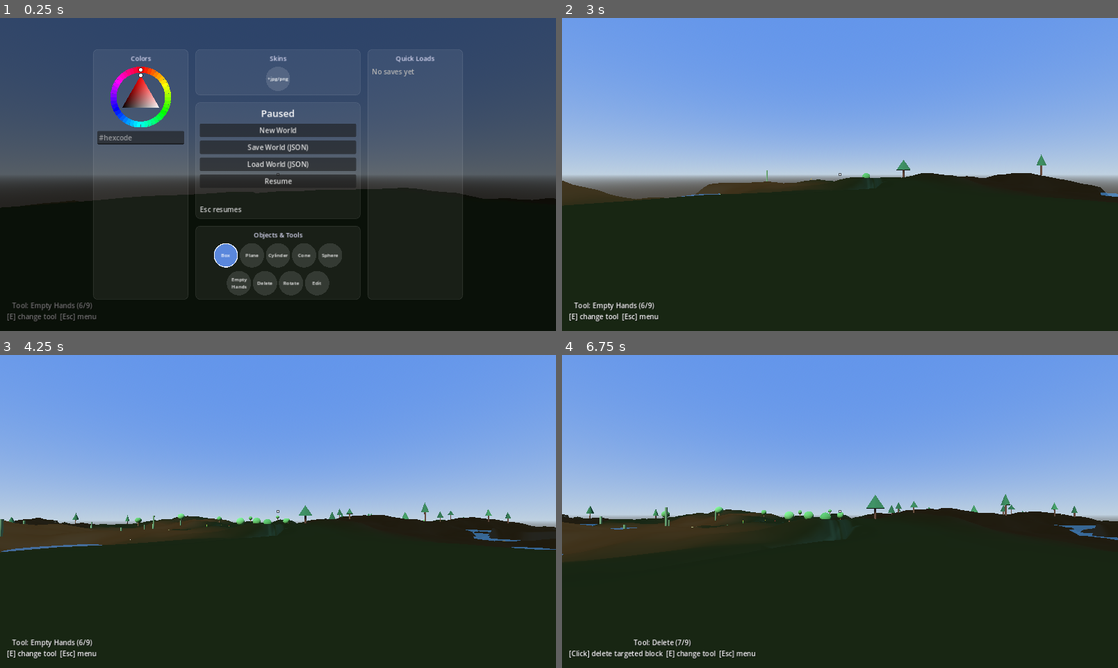
Above: before the commit, frames 1-4 (two rows, left to right).
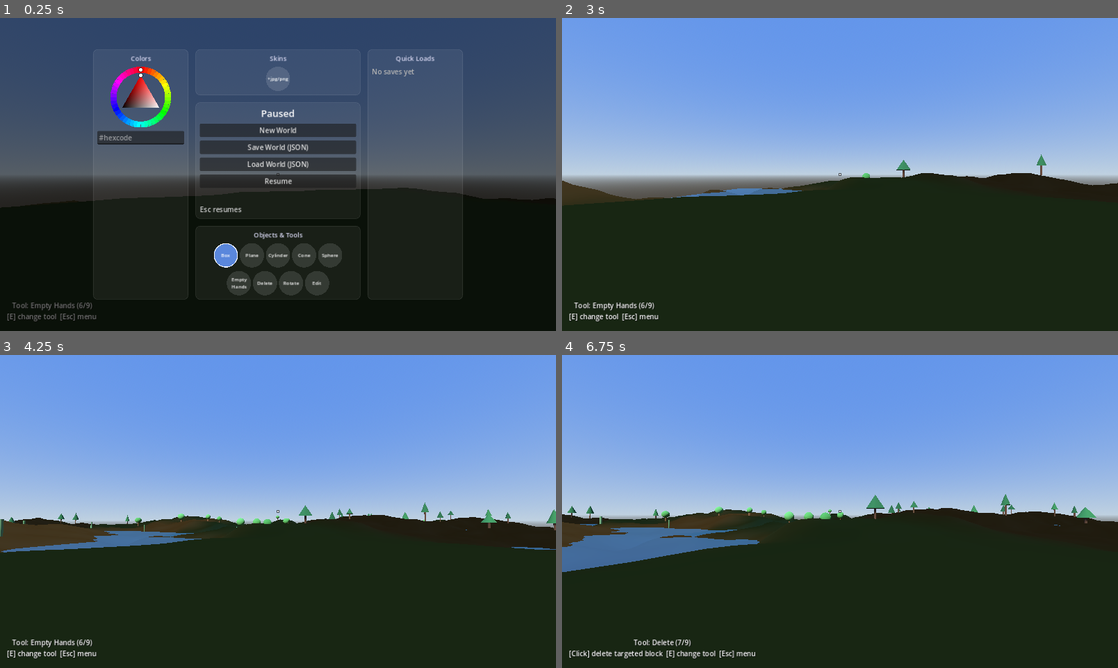
Above: after the commit, the same moments.

Repository: zenontherocks/worldmaker
Game: Godot game, scene res://scenes/Main.tscn
Two runs of this game, one before a commit and one after it. Both use one fixed random seed, a clock stepped at 60 frames per second and the inputs below.
Inputs (mouse positions are in pixels of both pictures, inside the frame that each line leads up to):
- Up to frame 1 (0.25 s): no input
- Up to frame 2 (3 s): click (701, 136) at 0.52 s; type "12" at 0.6 s; click "New World" at 1.25 s; click "New World" at 2 s; click "Resume" at 2.75 s
- Up to frame 3 (4.25 s): move the mouse to (305, 511) at 3.52 s; hold W (move_forward) from 3.53 s (still down); hold Space (jump) from 3.53 s (still down); click (305, 511) at 3.67 s
- Up to frame 4 (6.75 s): keep holding W (move_forward); move the mouse to (812, 511) at 4.27 s; release Space (jump) at 4.28 s; tap Q (build_cycle_dimension) at 4.35 s; tap Space (jump) at 4.52, 4.55, 4.82, 5.3, 6.02, 6.05, 6.32 s; move the mouse to (851, 505) at 5.02 s; hold E (build_cycle_shape) 5.03-5.78 s; move the mouse to (834, 517) at 5.77 s; tap Mouse wheel down (build_dimension_decrease) at 5.85 s; click (834, 517) at 5.92 s; move the mouse to (878, 514) at 6.52 s; hold Mouse wheel up (build_dimension_increase) from 6.53 s (still down)

The runs differ from the first frame. In frame 1, less than 0.1% of the frame differs, in the area x 15-50%, y 55-59%; in frame 2, 0.8%; in frame 3, 1.1%; in frame 4, 3.0%, in the area x 0-100%, y 48-70%.

Commit message:
Tune river carving to stop trapping players in steep pits
User report: falling into holes and getting stuck. The ridged-noise
river carving (RIVER_NOISE_FREQUENCY 0.008, RIVER_WIDTH_NOISE 0.04,
RIVER_DEPTH 9.0) was too aggressive on all three axes at once: a
frequency that low relative to HEIGHT_NOISE_FREQUENCY produces a whole
crossing network of channels rather than a few sparse rivers, and a
narrow+deep combination makes each one a near-vertical trench a jump
can't climb out of.

Lowered frequency to 0.003 (far fewer channels), widened the falloff
to 0.09 (spreads the same depth change over more world-space distance
-- gentler walkable slopes instead of cliffs), and reduced depth to
4.0 (shallow enough to jump out of directly). Bonus: carving this
shallow now usually sits below WATER_LEVEL even on moderate ground, so
rivers read as blue water more consistently instead of the "dry ravine
crossing a hilltop" case documented in _river_carve_at()'s comment.

Diff:
--- a/scripts/terrain/TerrainNoise.gd
+++ b/scripts/terrain/TerrainNoise.gd
@@ -27,13 +27,23 @@
 ## that noise MAGNITUDE, not actual world-space distance -- real river
 ## width will vary along its length depending on how steep the noise
 ## field's local gradient is there (narrower where steep, wider where
-## shallow). This is a noise trick, not simulated hydrology. Frequency
-## sits between BIOME_NOISE_FREQUENCY and HEIGHT_NOISE_FREQUENCY: rivers
-## should meander across biomes over a shorter distance than a whole
-## biome region.
-const RIVER_NOISE_FREQUENCY := 0.008
-const RIVER_WIDTH_NOISE := 0.04
-const RIVER_DEPTH := 9.0
+## shallow). This is a noise trick, not simulated hydrology.
+##
+## Tuned down from an earlier pass (frequency 0.008, width 0.04, depth
+## 9.0) after user reports of falling into steep-walled pits and getting
+## stuck -- a low frequency relative to HEIGHT_NOISE_FREQUENCY produces a
+## whole crossing NETWORK of channels, not a few sparse rivers, and a
+## narrow/deep combination makes each one a near-vertical trap a jump
+## can't escape. Lower frequency means far fewer channels; a wider
+## falloff spreads the same depth change over more world-space distance
+## (gentler, walkable slopes instead of cliffs); a shallower depth means
+## a stuck player can jump out directly. Also means carving is now
+## usually shallow enough to sit above WATER_LEVEL except at genuinely
+## low ground -- rivers show as blue water more consistently, less often
+## as the "dry ravine crossing a hilltop" case described below.
+const RIVER_NOISE_FREQUENCY := 0.003
+const RIVER_WIDTH_NOISE := 0.09
+const RIVER_DEPTH := 4.0
 
 ## Player spawns at (0, 1, 0) (see Main.tscn's Player transform) and any
 ## hand-authored world JSON (e.g. a saved house build) assumes flat ground
